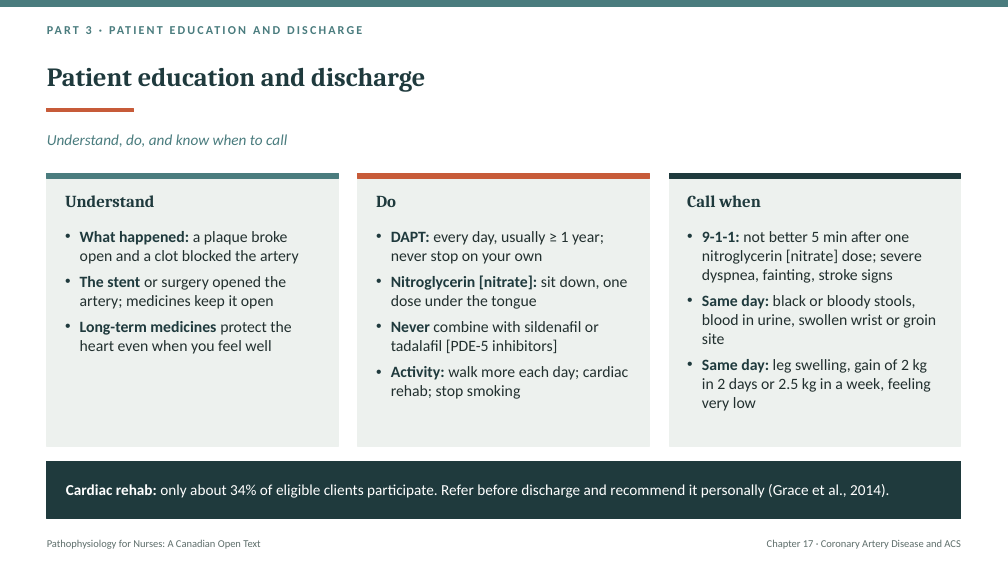
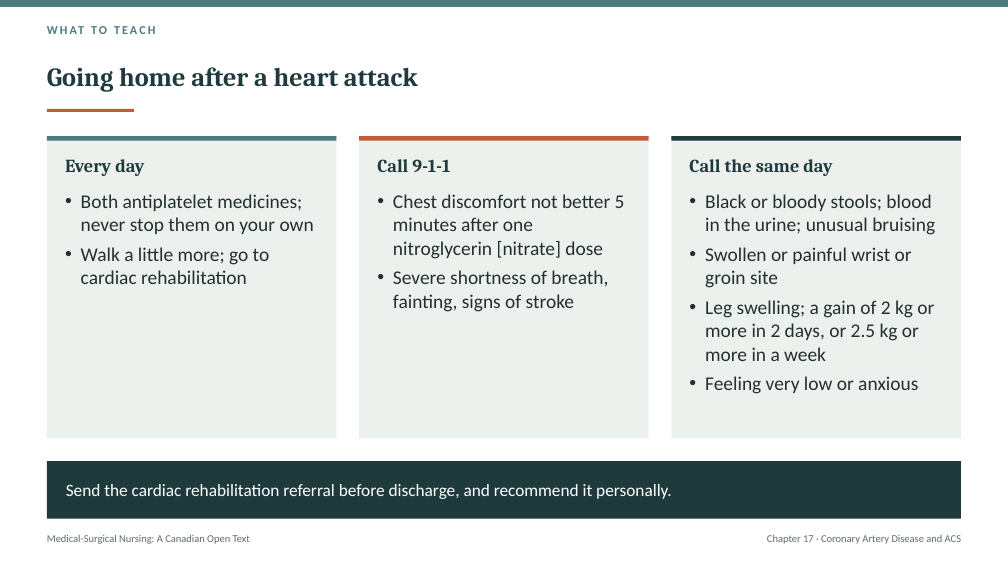
Before and after one commit to andrewleenl/opensourcenursing, a slide deck: slide 28 of Ch17_Coronary_Artery_Disease_and_Acute_Coronary_Syndromes_Lecture_Presentation.pptx (slide 45 before the commit). Drawn at 1008x567 pixels with LibreOffice and Linux fonts; fonts in the diff are those of the drawing. Boxes give left, top, right and bottom in pixels: in the first picture for what was removed or moved away, otherwise in the second. Text is boxed around its words. In the diff, an @@ line names an element or a change of style, - is before the commit and + after.

```diff
--- a/Ch17_Coronary_Artery_Disease_and_Acute_Coronary_Syndromes_Lecture_Presentation.pptx
+++ b/Ch17_Coronary_Artery_Disease_and_Acute_Coronary_Syndromes_Lecture_Presentation.pptx
@@ text at [86, 26, 92, 34]: text changed @@
-PART 3 · PATIENT EDUCATION AND DISCHARGE
+WHAT TO TEACH
@@ title at [47, 67, 418, 92]: text changed @@
-Patient education and discharge
+Going home after a heart attack
@@ rectangle: place and size @@
-rectangle at [47, 174, 339, 446]
+rectangle at [47, 136, 337, 439]
@@ rectangle at [47, 136, 337, 141]: outline #4A7C7E 1 pt to none @@
@@ text removed at [47, 134, 287, 147] @@
-Understand, do, and know when to call
@@ rectangle: place and size @@
-rectangle at [358, 174, 650, 446]
+rectangle at [359, 136, 649, 439]
@@ rectangle at [359, 136, 649, 141]: outline #C75B39 1 pt to none @@
@@ rectangle at [671, 136, 961, 141]: outline #1F3A3D 1 pt to none @@
@@ outline #EDF1EE 1 pt to none in 3 elements at [47, 136, 337, 439], [359, 136, 649, 439], [671, 136, 961, 439] @@
@@ rectangle: place and size @@
-rectangle at [669, 174, 961, 446]
+rectangle at [671, 136, 961, 439]
@@ 3 rectangles: place and size @@
-3 rectangles at [47, 174, 961, 178]
+3 rectangles at [47, 136, 961, 141]
@@ text added at [65, 159, 144, 176], 17.5 pt, text #1F3A3D, bold @@
+Every day
@@ text added at [377, 159, 450, 172], 17.5 pt, text #1F3A3D, bold @@
+Call 9-1-1
@@ text at [689, 159, 832, 176]: text changed; size 16 to 17.5 pt @@
-Call when
+Call the same day
@@ text removed at [65, 195, 154, 207] @@
-Understand
@@ text added at [81, 194, 314, 284], 18.5 pt, text #22302F @@
+• Both antiplatelet medicines; never stop them on your own
+• Walk a little more; go to cardiac rehabilitation
@@ text removed at [376, 195, 396, 207] @@
-Do
@@ text added at [393, 194, 625, 312], 18.5 pt, text #22302F @@
+• Chest discomfort not better 5 minutes after one nitroglycerin [nitrate] dose
+• Severe shortness of breath, fainting, signs of stroke
@@ text at [705, 194, 935, 394]: text changed; size 15 to 18.5 pt @@
-• 9-1-1: not better 5 min after one nitroglycerin [nitrate] dose; severe dyspnea, fainting, stroke signs
-• Same day: black or bloody stools, blood in urine, swollen wrist or groin site
-• Same day: leg swelling, gain of 2 kg in 2 days or 2.5 kg in a week, feeling very low
+• Black or bloody stools; blood in the urine; unusual bruising
+• Swollen or painful wrist or groin site
+• Leg swelling; a gain of 2 kg or more in 2 days, or 2.5 kg or more in a week
+• Feeling very low or anxious
@@ text removed at [80, 231, 299, 354] @@
-• What happened: a plaque broke open and a clot blocked the artery
-• The stent or surgery opened the artery; medicines keep it open
-• Long-term medicines protect the heart even when you feel well
@@ text removed at [391, 231, 628, 399] @@
-• DAPT: every day, usually ≥ 1 year; never stop on your own
-• Nitroglycerin [nitrate]: sit down, one dose under the tongue
-• Never combine with sildenafil or tadalafil [PDE-5 inhibitors]
-• Activity: walk more each day; cardiac rehab; stop smoking
@@ rectangle at [47, 461, 961, 519]: outline #1F3A3D 1 pt to none @@
@@ text at [66, 484, 672, 499]: text changed; size 14.5 to 16.5 pt @@
-Cardiac rehab: only about 34% of eligible clients participate. Refer before discharge and recommend it personally (Grace et al., 2014).
+Send the cardiac rehabilitation referral before discharge, and recommend it personally.
@@ text "Medical-Surgical Nursing: A Canadian Open ..." at [47, 534, 250, 544]: vertical alignment middle to top @@
@@ text at [47, 534, 250, 544]: text changed @@
-Pathophysiology for Nurses: A Canadian Open Text
+Medical-Surgical Nursing: A Canadian Open Text
@@ text "Chapter 17 · Coronary Artery ..." at [767, 535, 961, 544]: vertical alignment middle to top @@
```
Also in this commit, not shown: 10 other slides changed, 28 slides added, 44 slides removed, 3 other files.
